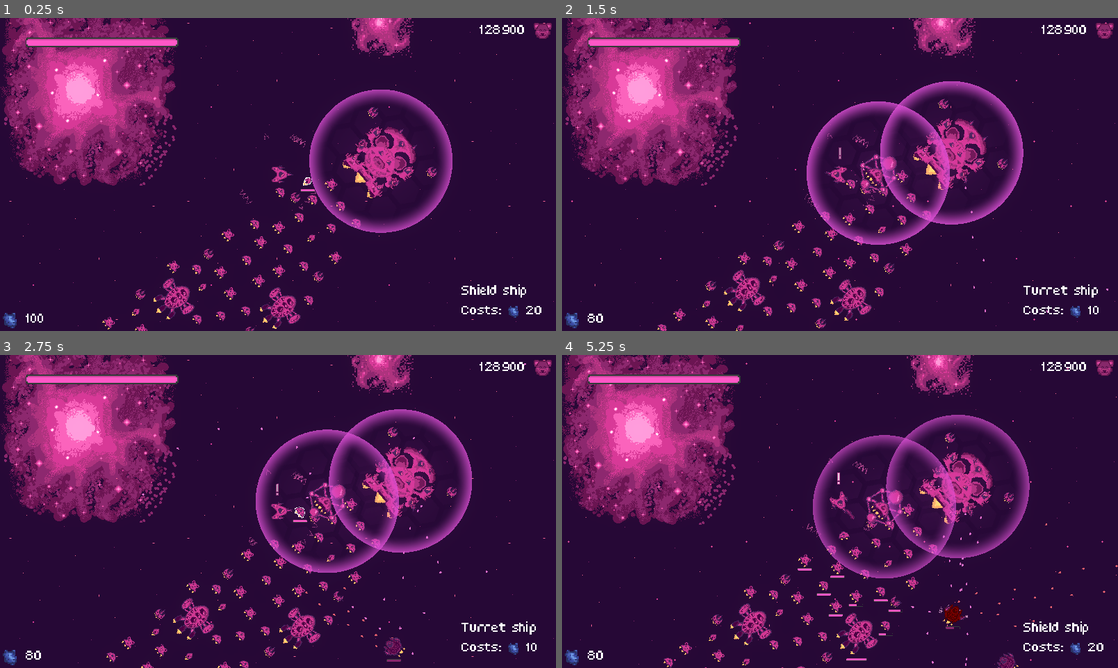
Above: before the commit, frames 1-4 (two rows, left to right).
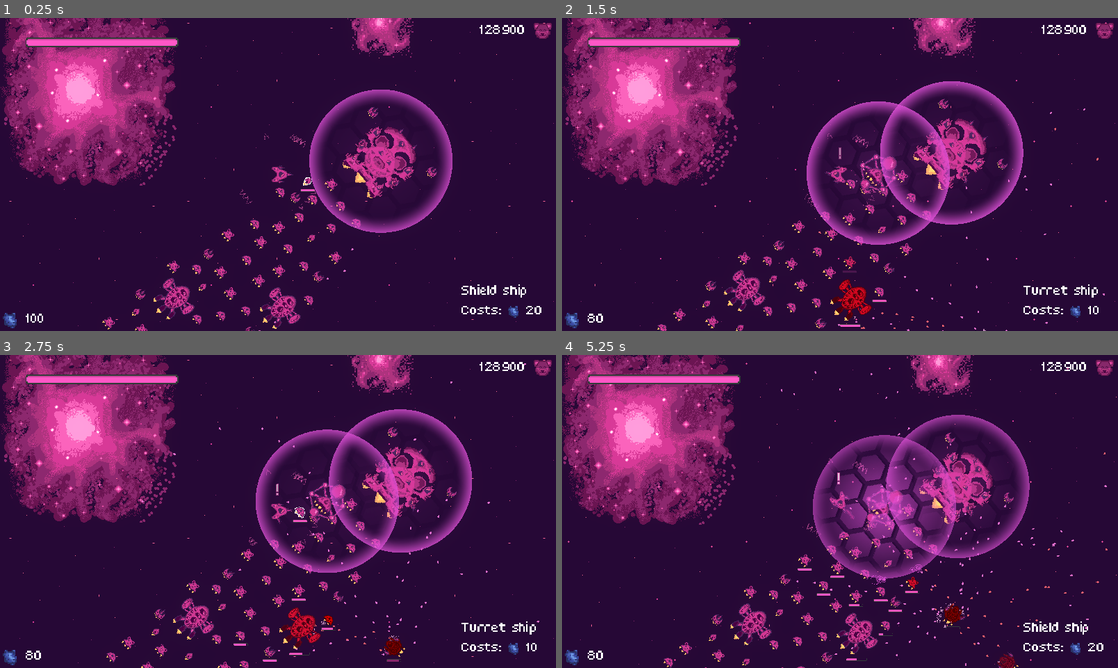
Above: after the commit, the same moments.

Repository: bear-minimum-studio/space-bear
Game: Godot game, scene res://Game.tscn
The game is run twice, just before and just after one commit, with the same random seed, the same clock (stepped at 60 frames per second) and the same inputs.
Inputs:
- Up to frame 1 (0.25 s): no input
- Up to frame 2 (1.5 s): tap Enter (upgrade) at 0.5 s; hold Right (turn_right) 0.53-1.28 s; hold X (cycle_selection) 0.53-1.28 s; hold Ctrl (brake) from 1.28 s (still down); tap Down (decelerate) at 1.35 s
- Up to frame 3 (2.75 s): release Ctrl (brake) at 2.03 s; hold Right (turn_right) from 2.03 s (still down); hold Space (fire) from 2.03 s (still down)
- Up to frame 4 (5.25 s): release Right (turn_right) at 2.78 s; release Space (fire) at 2.78 s; hold Up (accelerate) 2.78-3.53 s; tap C (follow_me) at 2.85 s; hold G (grappling_hook) 3.53-4.28 s; hold Left (turn_left) 3.53-5.03 s; tap X (cycle_selection) at 4.35 s; hold Ctrl (brake) from 5.03 s (still down); tap Down (decelerate) at 5.1 s

The runs differ from the first frame. In frame 1, less than 0.1% of the frame differs, in the area x 45-64%, y 73-100%; in frame 2, 0.7%; in frame 3, 1.0%; in frame 4, 4.4%, in the area x 39-100%, y 5-100%.

Commit message:
refacto: Move range logic from AbstractTurret to AutoTurret

Diff:
--- a/AutoTurretBehavior.gd
+++ b/AutoTurretBehavior.gd
@@ -33,9 +33,4 @@
 		turret.rotation_target = turret.default_rotation
 		return
 
-	var direction_to_target = (shoot_target.global_position - turret.global_position).normalized()
-	var shooter_velocity = Helpers.get_velocity(turret.shooter)
-	var target_velocity = Helpers.get_velocity(shoot_target)
-	var correction = (target_velocity - shooter_velocity) / turret.bullet_speed
-	var shooting_direction = direction_to_target + correction
-	turret.rotation_target = shooting_direction.angle() - turret.shooter.global_rotation
+	turret.rotation_target = turret._compute_shooting_direction(shoot_target)
--- a/npc/AbstractTurret.gd
+++ b/npc/AbstractTurret.gd
@@ -9,7 +9,6 @@
 @onready var shooting_speed = 1.0 / shots_per_second
 var _reloading = false
 
-@onready var collision_shape_2d = $CollisionShape2D
 @onready var nozzle = $Nozzle
 @onready var default_rotation = rotation
 @onready var rotation_target: float = default_rotation
@@ -31,6 +30,19 @@
 	var clamped_angle = fmod(angle - default_rotation, PI)
 	return -rotation_range <= clamped_angle and clamped_angle <= rotation_range
 
+# Computes the angle needed for the turret to align with the given target
+func _compute_shooting_direction(shoot_target: PhysicsBody2D) -> float:
+	var direction_to_target = (shoot_target.global_position - global_position).normalized()
+	var correction = _compute_shooting_corretion(shoot_target)
+	var shooting_direction = direction_to_target + correction
+	return shooting_direction.angle() - shooter.global_rotation
+
+# Computes the correction vector to add to the shooting_direction to compensate
+# for the shooter and the target velocity
+# Overload based on how the turrets shoots
+func _compute_shooting_corretion(shoot_target: PhysicsBody2D) -> Vector2:
+	return Vector2.ZERO
+
 func _physics_process(delta):
 	rotation = lerp_angle(rotation, _clamp_to_angle_range(rotation_target), rotation_speed * delta)
 
--- a/npc/AbstractTurret.tscn
+++ b/npc/AbstractTurret.tscn
@@ -1,20 +1,12 @@
-[gd_scene load_steps=4 format=3 uid="uid://q0w7bmvd5583"]
+[gd_scene load_steps=3 format=3 uid="uid://q0w7bmvd5583"]
 
 [ext_resource type="Script" path="res://npc/AbstractTurret.gd" id="1_2j8rm"]
 [ext_resource type="Texture2D" uid="uid://dawessb8b5xl2" path="res://npc/tourelle.png" id="2_udw6o"]
-
-[sub_resource type="CircleShape2D" id="CircleShape2D_0uq2m"]
-resource_local_to_scene = true
-radius = 250.0
 
 [node name="AbstractTurret" type="Area2D"]
 collision_layer = 0
 collision_mask = 10
 script = ExtResource("1_2j8rm")
-
-[node name="CollisionShape2D" type="CollisionShape2D" parent="."]
-shape = SubResource("CircleShape2D_0uq2m")
-debug_color = Color(0.701961, 0.466667, 0, 0.027451)
 
 [node name="Icon" type="Sprite2D" parent="."]
 position = Vector2(7, 0)
--- a/npc/AutoTurret.gd
+++ b/npc/AutoTurret.gd
@@ -6,7 +6,14 @@
 		turret_range = new_turret_range
 		_update_range()
 
+@onready var collision_shape_2d = $CollisionShape2D
+
 var target : Node2D = null
+
+func _compute_shooting_corretion(shoot_target: PhysicsBody2D) -> Vector2:
+	var shooter_velocity = Helpers.get_velocity(shooter)
+	var target_velocity = Helpers.get_velocity(shoot_target)
+	return (target_velocity - shooter_velocity) / bullet_speed
 
 func _ready():
 	_update_range()
--- a/npc/AutoTurret.tscn
+++ b/npc/AutoTurret.tscn
@@ -4,15 +4,14 @@
 [ext_resource type="Script" path="res://npc/AutoTurret.gd" id="2_42wyu"]
 [ext_resource type="PackedScene" uid="uid://gpyd1ijrs0dc" path="res://npc/AutoTurretBehavior.tscn" id="3_ml1wp"]
 
-[sub_resource type="CircleShape2D" id="CircleShape2D_1dt3m"]
-resource_local_to_scene = true
+[sub_resource type="CircleShape2D" id="CircleShape2D_7opnc"]
 radius = 250.0
 
 [node name="AutoTurret" instance=ExtResource("1_bmnnh")]
 script = ExtResource("2_42wyu")
 turret_range = 250.0
 
-[node name="CollisionShape2D" parent="." index="0"]
-shape = SubResource("CircleShape2D_1dt3m")
+[node name="CollisionShape2D" type="CollisionShape2D" parent="." index="0"]
+shape = SubResource("CircleShape2D_7opnc")
 
 [node name="AutoTurretBehavior" parent="." index="3" instance=ExtResource("3_ml1wp")]
